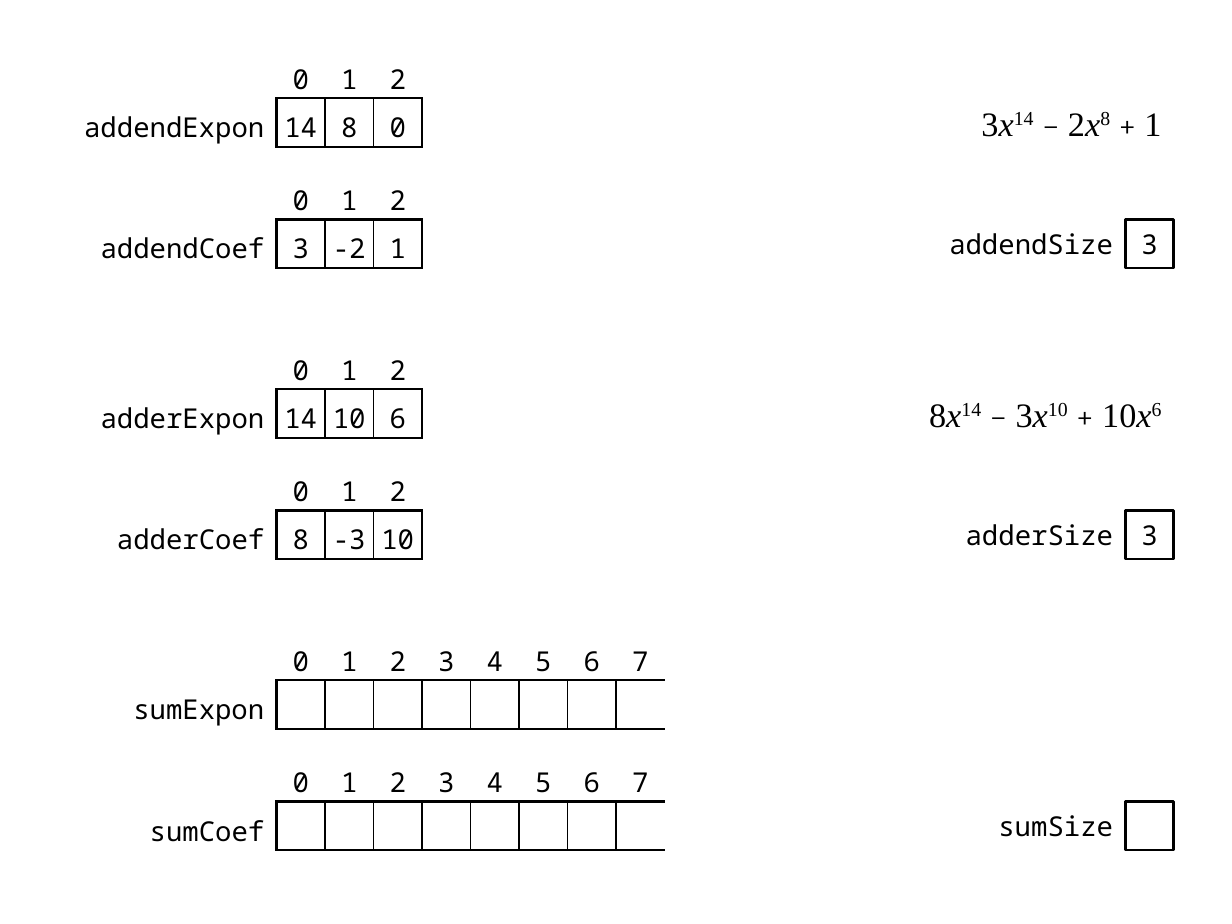
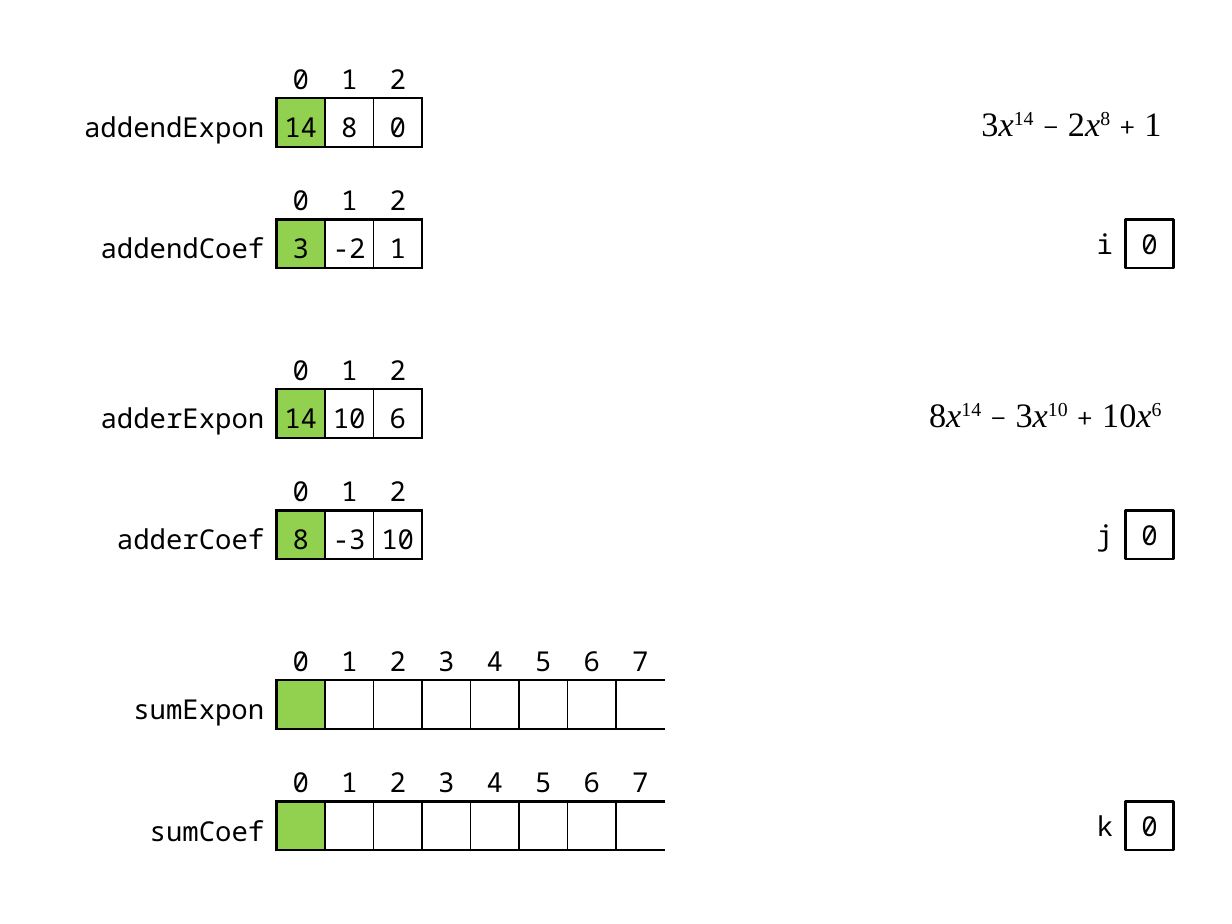
Before and after one commit to ping29065147/YZU-junior, a slide deck: slide 3 of Computer Programming(I) (TA)/hw7/Assignment 7.pptx. Drawn at 1232x924 pixels with LibreOffice and Linux fonts; fonts in the diff are those of the drawing. Boxes give left, top, right and bottom in pixels: in the first picture for what was removed or moved away, otherwise in the second. Text is boxed around its words. In the diff, an @@ line names an element or a change of style, - is before the commit and + after.

```diff
--- a/Computer Programming(I) (TA)/hw7/Assignment 7.pptx
+++ b/Computer Programming(I) (TA)/hw7/Assignment 7.pptx
@@ table at (58, 49, 420, 148) @@
@@ fill none to #92D050 in row 2, column 2 @@
@@ table at (83, 171, 420, 269) @@
@@ fill none to #92D050 in row 2, column 2 @@
@@ text at (1097, 233, 1113, 254): text changed @@
-addendSize
+i
@@ text in rectangle at (1141, 234, 1157, 255): text changed @@
-3
+0
@@ table at (83, 341, 420, 439) @@
@@ fill none to #92D050 in row 2, column 2 @@
@@ table at (107, 462, 421, 559) @@
@@ fill none to #92D050 in row 2, column 2 @@
@@ text at (1097, 524, 1113, 552): text changed @@
-adderSize
+j
@@ text in rectangle at (1141, 525, 1157, 546): text changed @@
-3
+0
@@ table at (107, 632, 662, 730) @@
@@ fill none to #92D050 in row 2, column 2 @@
@@ table at (131, 753, 660, 850) @@
@@ fill none to #92D050 in row 2, column 2 @@
@@ text at (1097, 815, 1113, 836): text changed @@
-sumSize
+k
@@ text in rectangle at (1141, 816, 1157, 837): text added @@
+0
```
Also in this commit, not shown: 6 other slides changed, 5 slides added, 1 other file.
